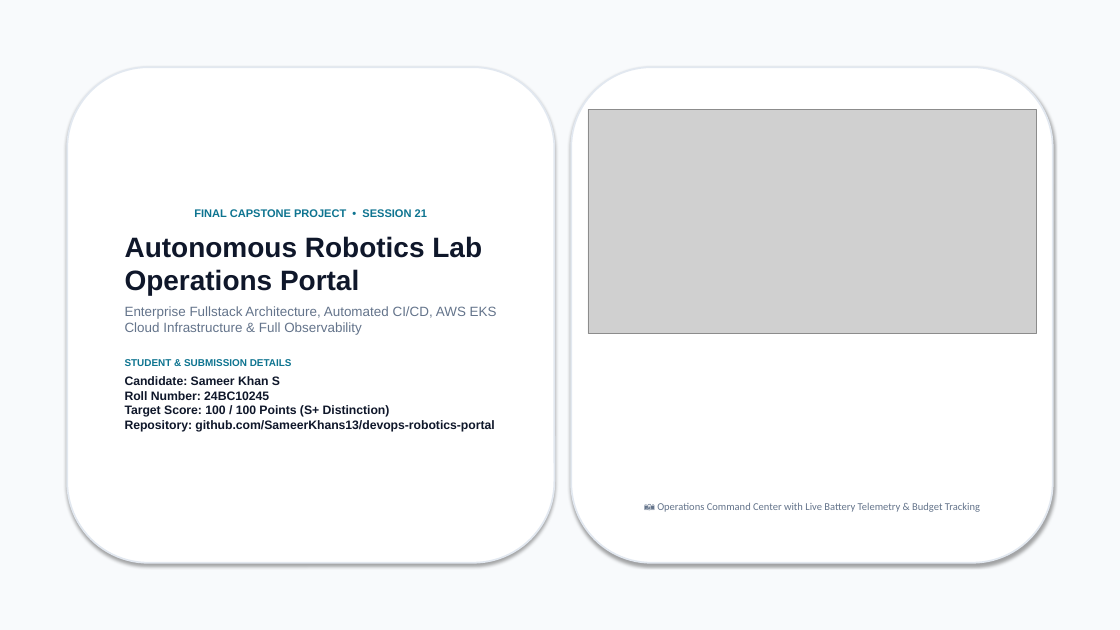
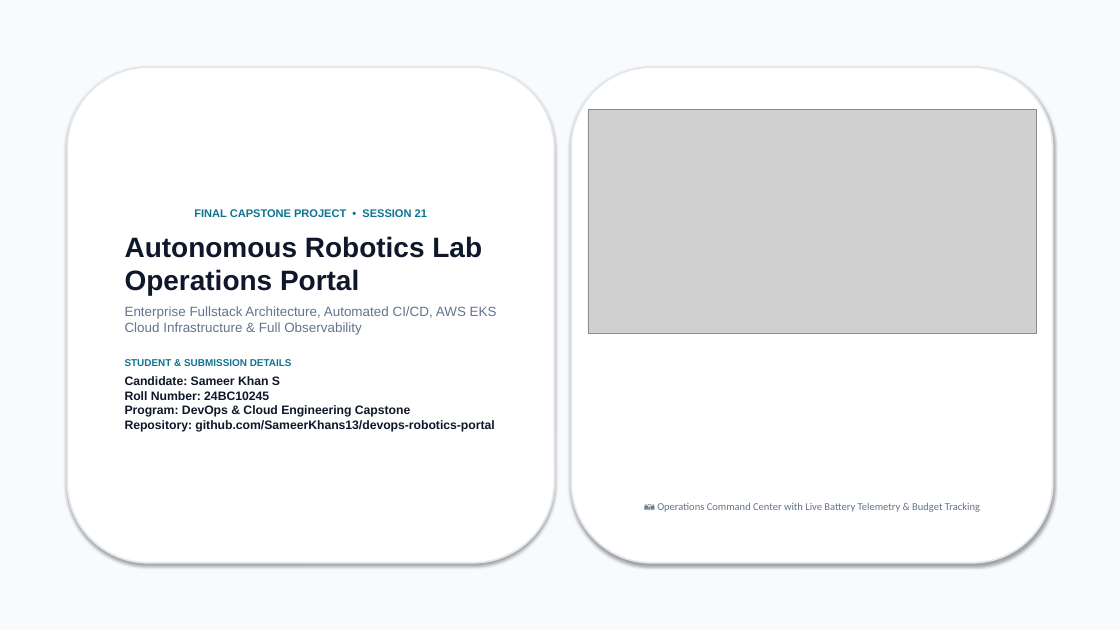
Before and after one commit to SameerKhans13/devops-robotics-portal, a slide deck: slide 1 of robotics_portal_devops_presentation.pptx. Drawn at 1120x630 pixels with LibreOffice and Linux fonts; fonts in the diff are those of the drawing; grey boxes stand for pictures. Boxes give left, top, right and bottom in pixels: in the first picture for what was removed or moved away, otherwise in the second. Text is boxed around its words. In the diff, an @@ line names an element or a change of style, - is before the commit and + after.

Commit message:
style(presentation): clean starting page by removing rubric score/grade badges and keeping student identity

```diff
--- a/robotics_portal_devops_presentation.pptx
+++ b/robotics_portal_devops_presentation.pptx
@@ text in rounded rectangle at (x1=125, y1=376, x2=494, y2=432): text changed @@
-Candidate: Sameer Khan S
-Roll Number: 24BC10245
-Target Score: 100 / 100 Points (S+ Distinction)
-Repository: github.com/SameerKhans13/devops-robotics-portal
+Candidate: Sameer Khan S
+Roll Number: 24BC10245
+Program: DevOps & Cloud Engineering Capstone
+Repository: github.com/SameerKhans13/devops-robotics-portal
```
Also in this commit, not shown: 2 other files.
